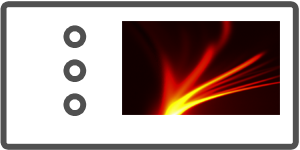
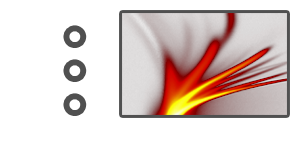
The second 300 × 150 image is a revision of the first. Changes to its layers:
painted on "Layer 1" over [122, 13, 287, 115]
hid "Shape 1" over [3, 4, 296, 147]
